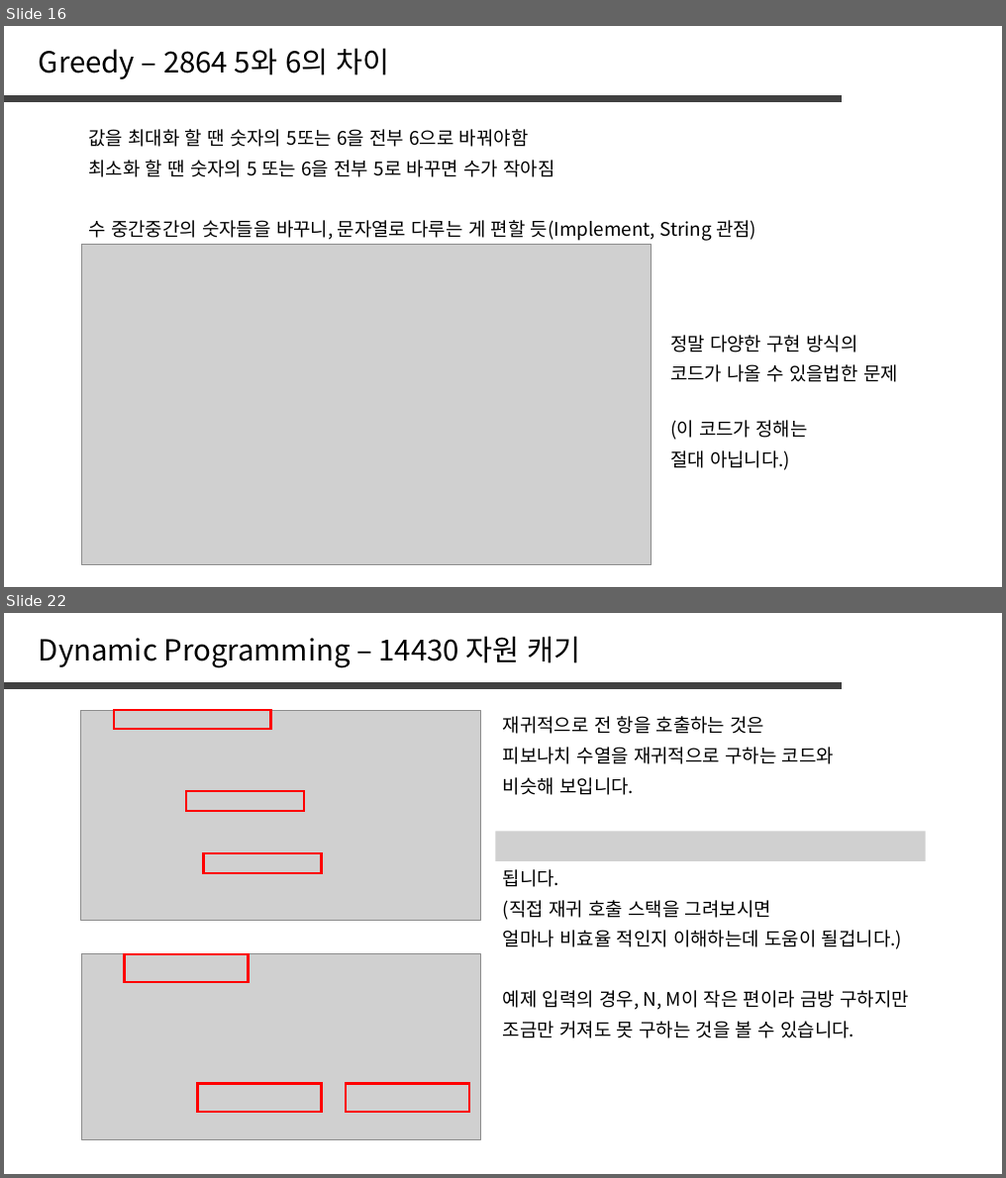
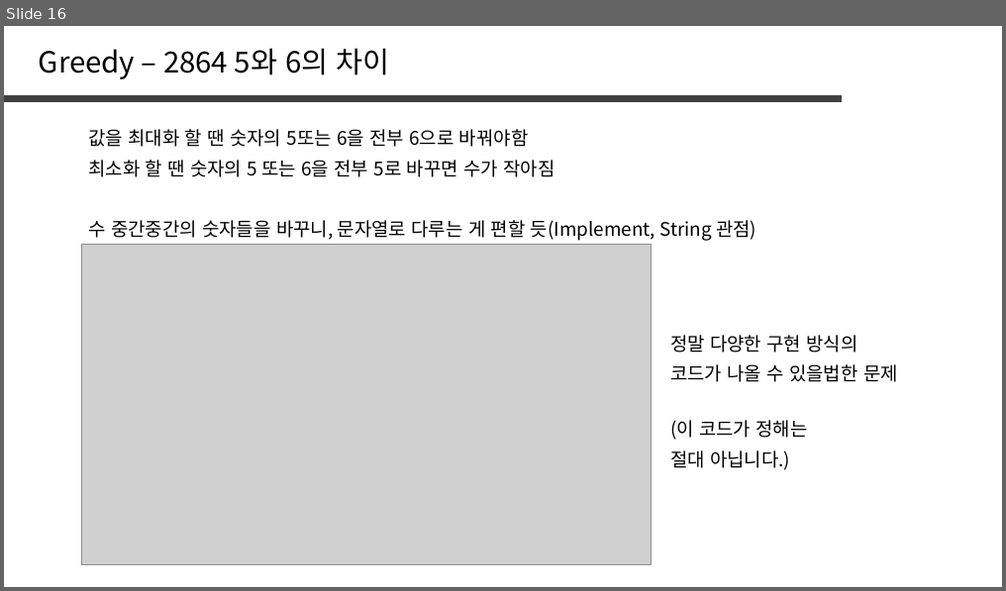
Before and after one commit to jaehoo1/PS-study, a slide deck: study/6_Greedy.pptx. Shown one above the other, each under a label of ours: slides 16 and 22 before the commit, slide 16 after it; the slides between them are not shown. The pictures are 1006x1178 and 1006x591 pixels, drawn with LibreOffice and Linux fonts; fonts in the diff are those of the drawing; grey boxes stand for pictures. Boxes give left, top, right and bottom in pixels: in the first picture for what was removed or moved away, otherwise in the second. Text is boxed around its words. In the diff, an @@ line names an element or a change of style, - is before the commit and + after.

```diff
--- a/study/6_Greedy.pptx
+++ b/study/6_Greedy.pptx
@@ slide 22 removed at [4,613,1002,1174], background #FFFFFF @@
@@ text removed at [39,636,581,668] @@
-Dynamic Programming – 14430 자원 캐기
@@ line removed from (4, 685) to (843, 685) @@
@@ picture removed at [80,710,480,921] @@
@@ rectangle removed at [113,710,270,729] @@
@@ text removed at [503,716,765,734] @@
-재귀적으로 전 항을 호출하는 것은
@@ text removed at [503,747,834,764] @@
-피보나치 수열을 재귀적으로 구하는 코드와
@@ text removed at [503,777,634,795] @@
-비슷해 보입니다.
@@ rectangle removed at [186,791,304,811] @@
@@ picture removed at [496,832,926,861] @@
@@ rectangle removed at [204,854,322,872] @@
@@ text removed at [503,869,559,887] @@
-됩니다.
@@ text removed at [503,900,771,920] @@
-(직접 재귀 호출 스택을 그려보시면
@@ text removed at [503,930,902,950] @@
-얼마나 비효율 적인지 이해하는데 도움이 될겁니다.)
@@ picture removed at [81,955,481,1140] @@
@@ rectangle removed at [125,955,249,983] @@
@@ text removed at [503,990,909,1010] @@
-예제 입력의 경우, N, M이 작은 편이라 금방 구하지만
@@ text removed at [503,1021,854,1039] @@
-조금만 커져도 못 구하는 것을 볼 수 있습니다.
@@ rectangle removed at [198,1084,322,1112] @@
@@ rectangle removed at [347,1084,470,1112] @@
```
Also in this commit, not shown: 1 slide changed, 6 slides added, 22 other slides removed.
